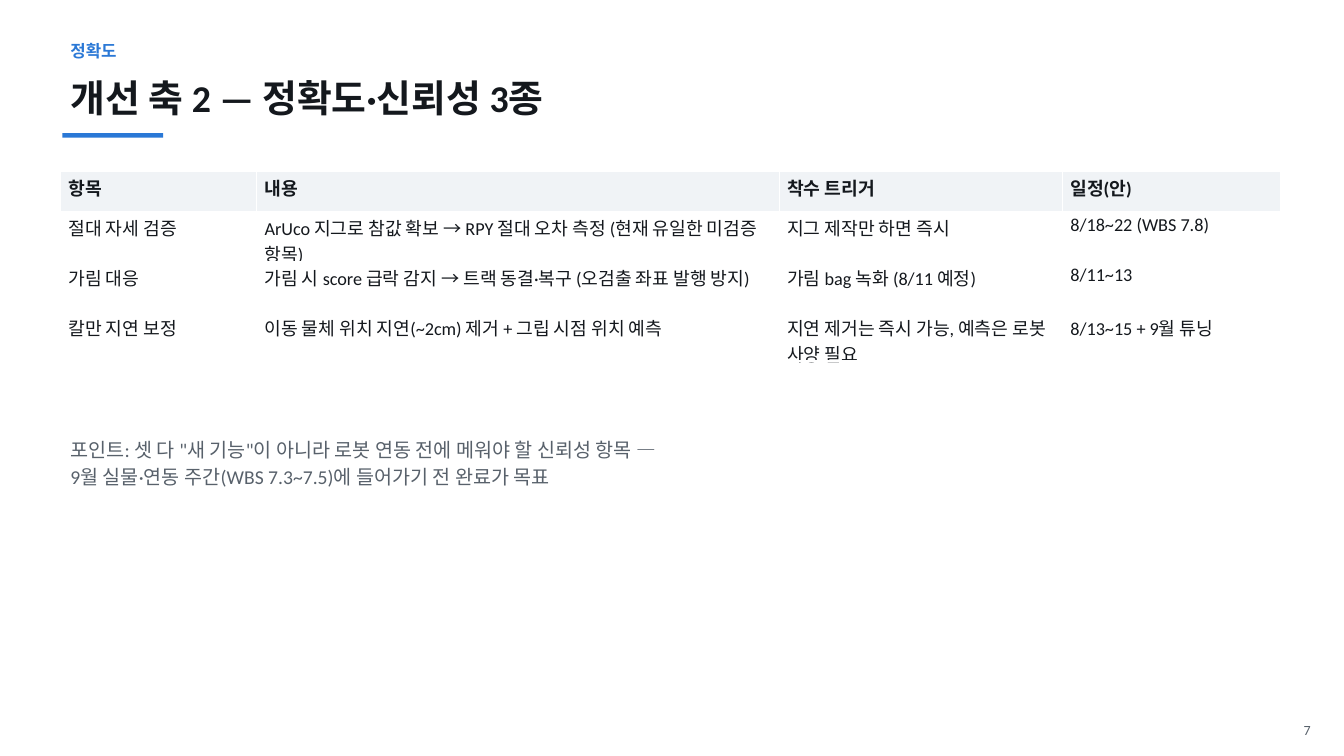
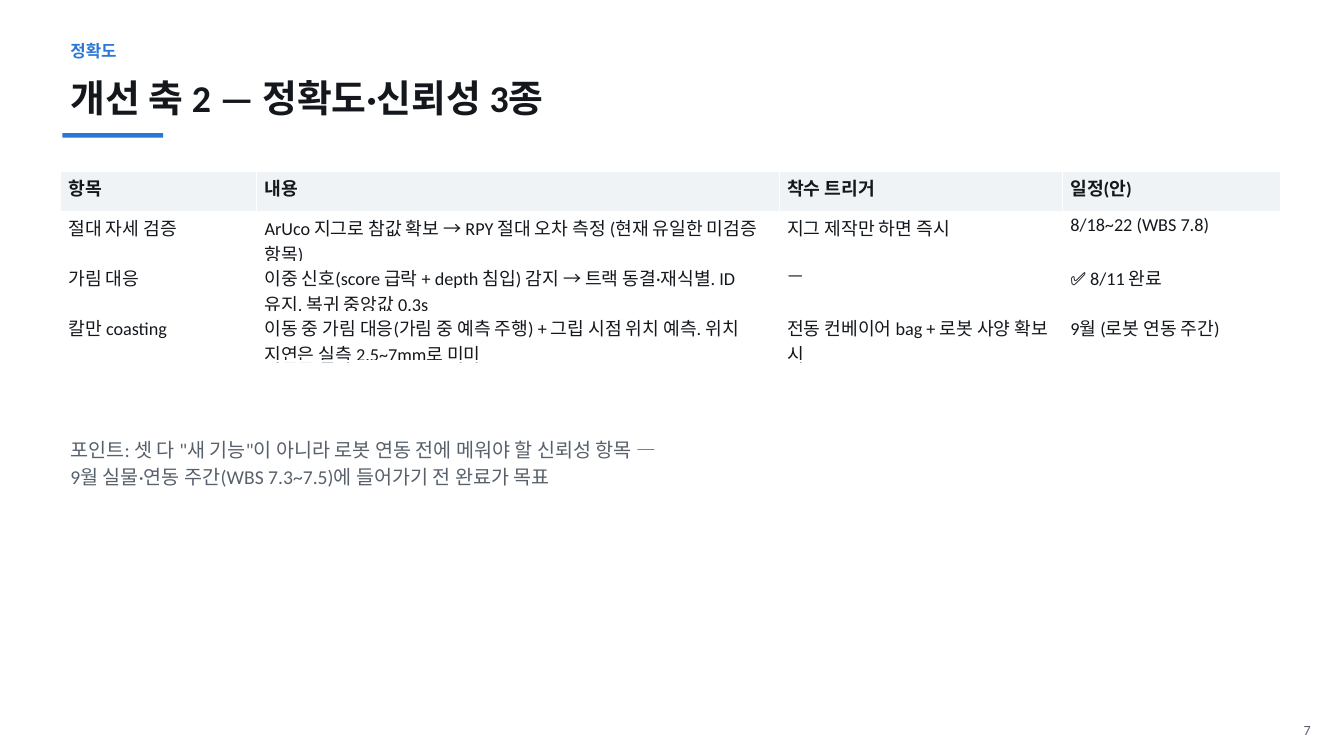
Before and after one commit to ingon1026/pose-anything, a slide deck: slide 7 of docs/roadmap_2026-08.pptx. Drawn at 1344x756 pixels with LibreOffice and Linux fonts; fonts in the diff are those of the drawing. Boxes give left, top, right and bottom in pixels: in the first picture for what was removed or moved away, otherwise in the second. Text is boxed around its words. In the diff, an @@ line names an element or a change of style, - is before the commit and + after.

Commit message:
refactor: 가림 처리를 '커밋 후 롤백'에서 '수락 전 검증'으로 재구조화
4관점 리뷰(재사용·단순화·효율·구조) 반영:
- tracker.update(validate=) 훅 — depth 침입 검증을 관측 수락 전에 수행,
  롤백 2곳·오염 경로(score_ema/box) 제거. 상태 전이는 Track의
  observe/flag_occluded/reactivate 3개 메서드로 단일화
- rescue도 검증 통과 필수(가리개 오인 복귀 방지), depth 기준선은
  rescue 시 리셋(OC-SORT ORU 취지), 죽은 조건·이중 median 제거
- geometry.masked_depth_median — '물체 깊이'의 단일 정의(ROI 한정)
- Track.publishable — 발행 게이트를 소비자 복붙에서 속성으로 통일
- overlay 라벨 배치 규칙 단일화(_label_y), score_ema 생성 시드
- 테스트 24건(검증 거부·rescue 거부·기준선 리셋 추가), test4 회귀 동일+
  (책 관측 프레임 304->356 — 흐름 전 사전 게이트로 유효 프레임 회수)

```diff
--- a/docs/roadmap_2026-08.pptx
+++ b/docs/roadmap_2026-08.pptx
@@ table at <box>60,171,1280,367</box> @@
-row 3: 가림 대응 | 가림 시 score 급락 감지 → 트랙 동결·복구 (오검출 좌표 발행 방지) | 가림 bag 녹화 (8/11 예정) | 8/11~13
+row 3: 가림 대응 | 이중 신호(score 급락 + depth 침입) 감지 → 트랙 동결·재식별. ID 유지, 복귀 중앙값 0.3s | — | ✅ 8/11 완료
-row 4: 칼만 지연 보정 | 이동 물체 위치 지연(~2cm) 제거 + 그립 시점 위치 예측 | 지연 제거는 즉시 가능, 예측은 로봇 사양 필요 | 8/13~15 + 9월 튜닝
+row 4: 칼만 coasting | 이동 중 가림 대응(가림 중 예측 주행) + 그립 시점 위치 예측. 위치 지연은 실측 2.5~7mm로 미미 | 전동 컨베이어 bag + 로봇 사양 확보 시 | 9월 (로봇 연동 주간)
```
Also in this commit, not shown: 1 other slide changed, 10 other files.
